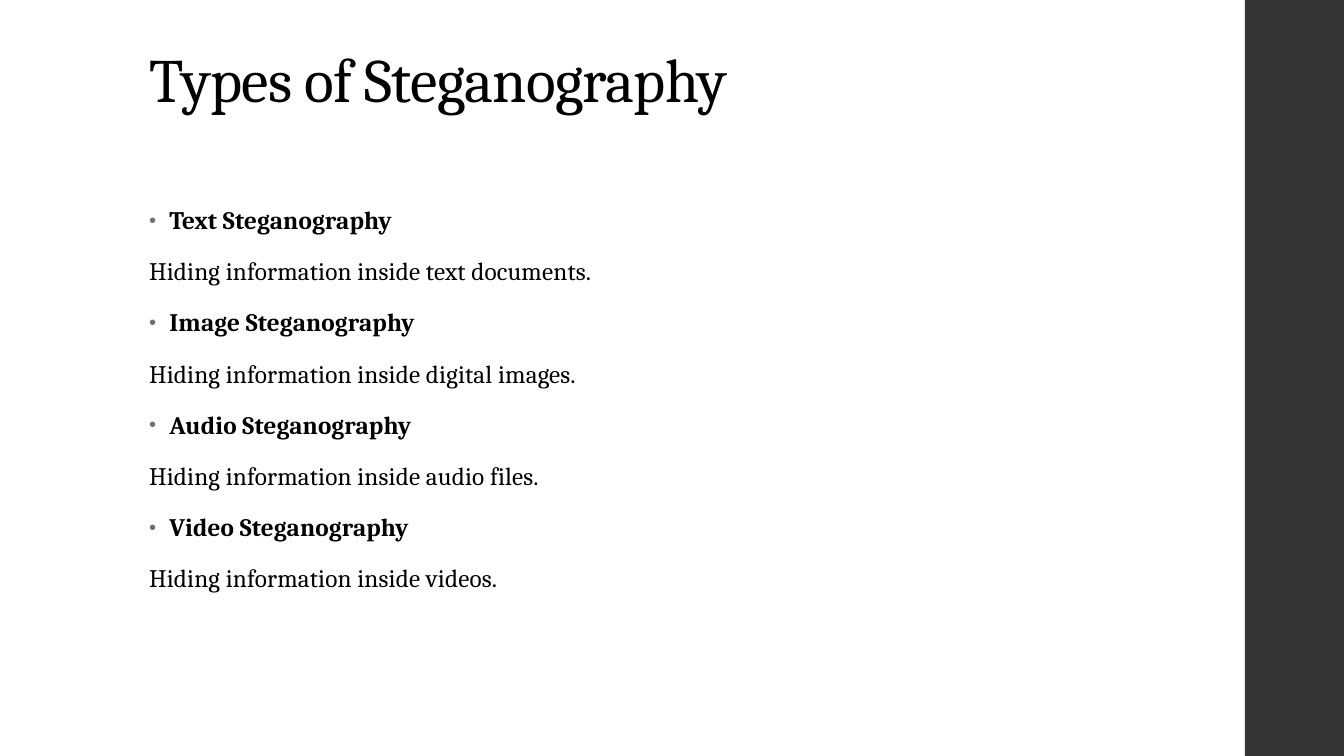
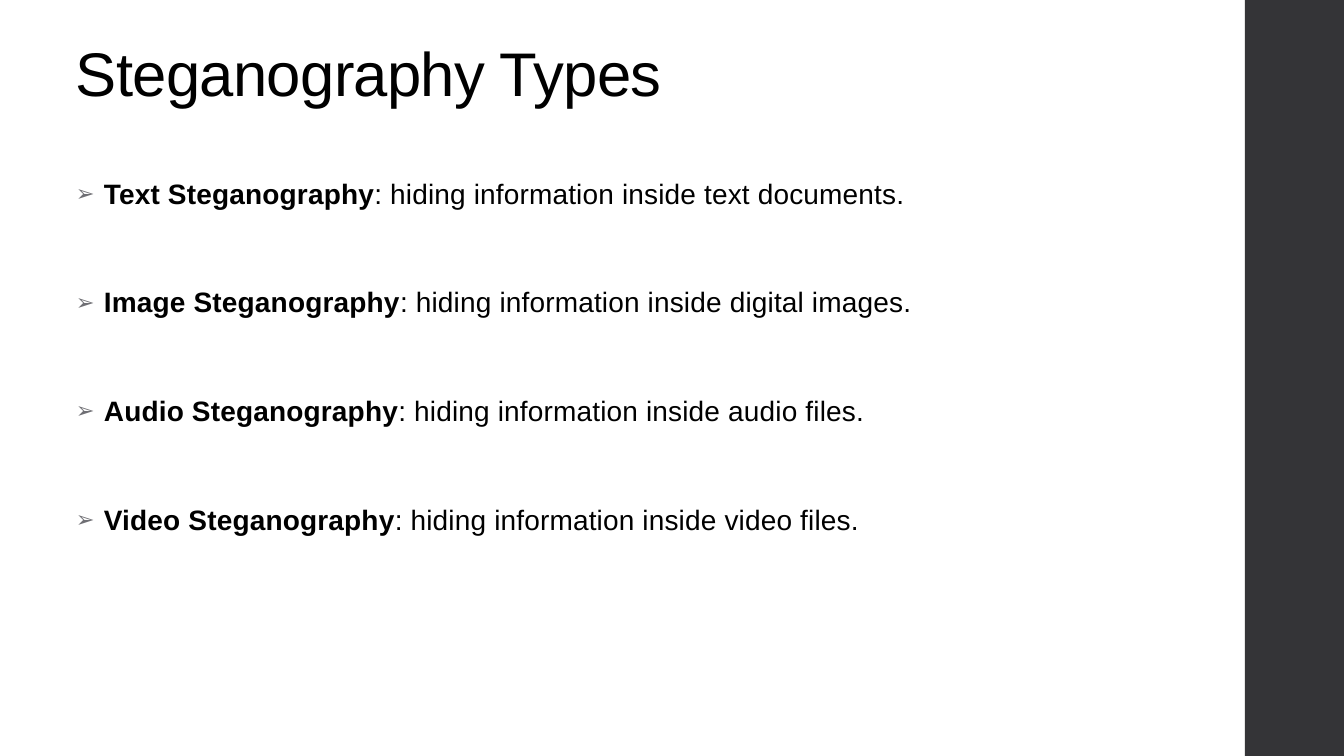
Before and after one commit to shima3021/CEP146-Project1, a slide deck: slide 3 of steganographySlides.pptx. Drawn at 1344x756 pixels with LibreOffice and Linux fonts; fonts in the diff are those of the drawing. Boxes give left, top, right and bottom in pixels: in the first picture for what was removed or moved away, otherwise in the second. Text is boxed around its words. In the diff, an @@ line names an element or a change of style, - is before the commit and + after.

```diff
--- a/steganographySlides.pptx
+++ b/steganographySlides.pptx
@@ title at (76, 51, 662, 107): text changed; font Cambria to Arial @@
-Types of Steganography
+Steganography Types
@@ text at (104, 183, 911, 535): text changed; size 18 to 20 pt; font Cambria to Arial @@
-• Text Steganography
-Hiding information inside text documents.
-• Image Steganography
-Hiding information inside digital images.
-• Audio Steganography
-Hiding information inside audio files.
-• Video Steganography
-Hiding information inside videos.
+➢ Text Steganography: hiding information inside text documents.
+➢ Image Steganography: hiding information inside digital images.
+➢ Audio Steganography: hiding information inside audio files.
+➢ Video Steganography: hiding information inside video files.
```
Also in this commit, not shown: 1 other slide changed.
